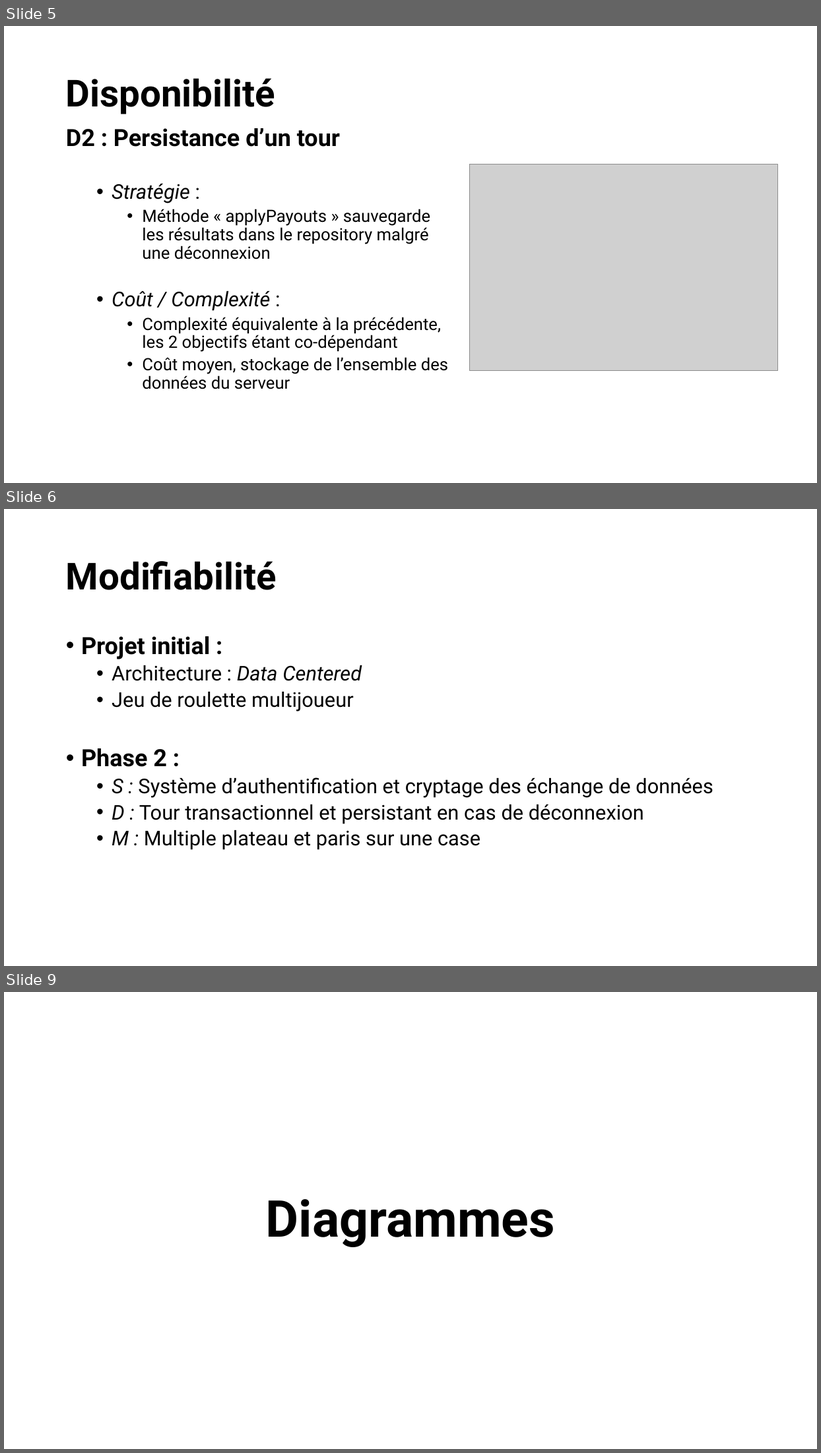
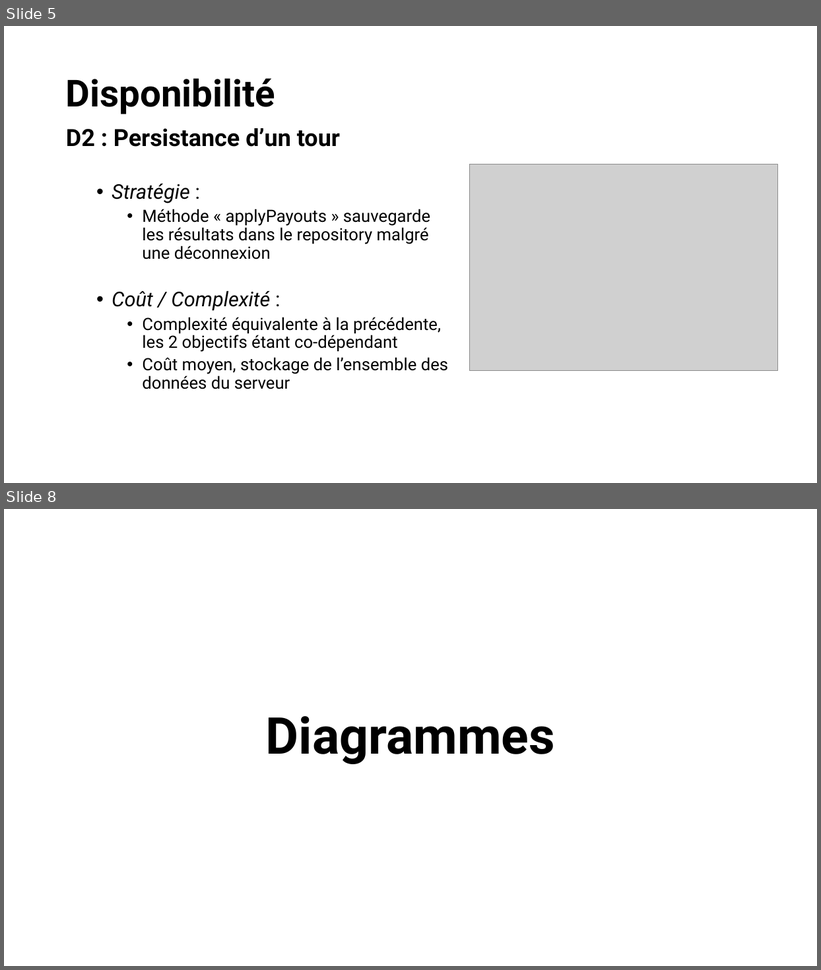
Before and after one commit to RobinSteiger/ASAD, a slide deck: doc/presentation.pptx. Shown one above the other, each under a label of ours: slides 5, 6 and 9 before the commit, slides 5 and 8 after it; the slides between them are not shown. The pictures are 821x1453 and 821x970 pixels, drawn with LibreOffice and Linux fonts; fonts in the diff are those of the drawing; grey boxes stand for pictures. Boxes give left, top, right and bottom in pixels: in the first picture for what was removed or moved away, otherwise in the second. Text is boxed around its words. In the diff, an @@ line names an element or a change of style, - is before the commit and + after.

```diff
--- a/doc/presentation.pptx
+++ b/doc/presentation.pptx
@@ slide 6 removed at box(4, 509, 817, 966), background #FFFFFF @@
@@ title removed at box(66, 561, 277, 590) @@
-Modifiabilité
@@ text removed at box(81, 636, 713, 850) @@
-• Projet initial :
-  • Architecture : Data Centered
-  • Jeu de roulette multijoueur
-• Phase 2 :
-  • S : Système d’authentification et cryptage des échange de données
-  • D : Tour transactionnel et persistant en cas de déconnexion
-  • M : Multiple plateau et paris sur une case
@@ what was slide 9 is now slide 8 @@
```
Also in this commit, not shown: 2 slides changed, 2 other files.
